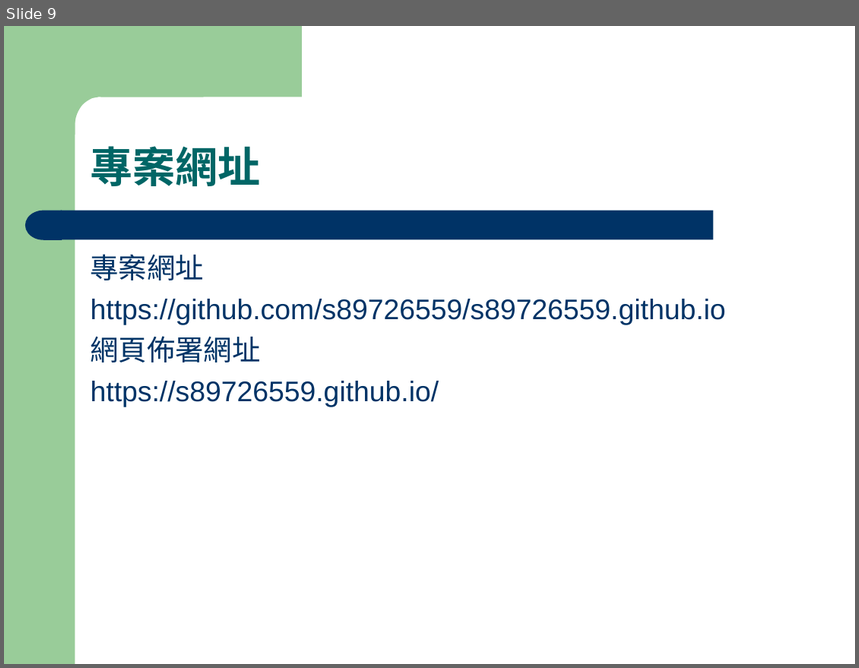
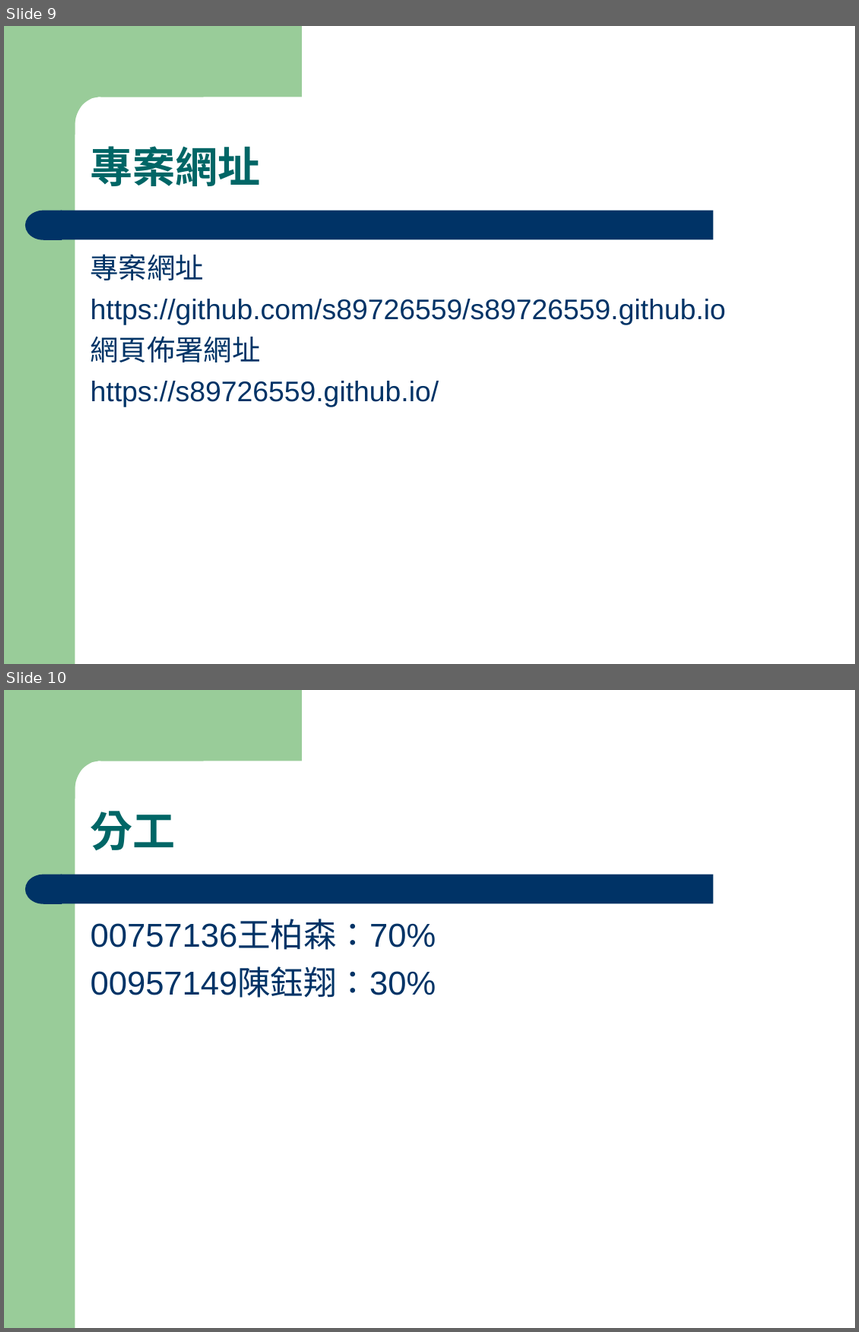
Before and after one commit to s89726559/s89726559.github.io, a slide deck: 選擇遊戲.ppt. Shown one above the other, each under a label of ours: slide 9 before the commit, slides 9 and 10 after it. The pictures are 859x668 and 859x1332 pixels, drawn with LibreOffice and Linux fonts; fonts in the diff are those of the drawing. Boxes give left, top, right and bottom in pixels: in the first picture for what was removed or moved away, otherwise in the second. Text is boxed around its words. In the diff, an @@ line names an element or a change of style, - is before the commit and + after.

```diff
--- a/選擇遊戲.ppt
+++ b/選擇遊戲.ppt
@@ slide 10 added at box(4, 690, 855, 1328), background #FFFFFF; not listed: 4 template elements that a slide beside it also shows @@
@@ text added at box(90, 811, 175, 851), 36 pt, text #006666, bold @@
+分工
@@ text added at box(91, 920, 436, 998), 28 pt, text #003366 @@
+00757136王柏森：70%
+00957149陳鈺翔：30%
```
